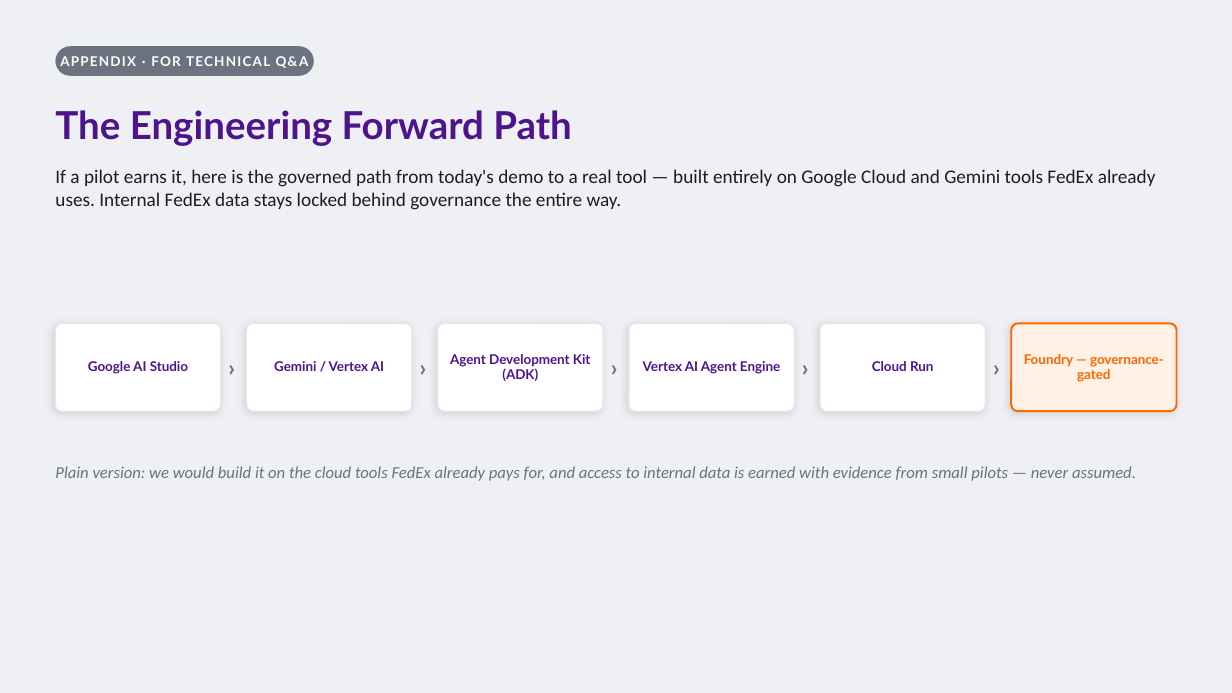
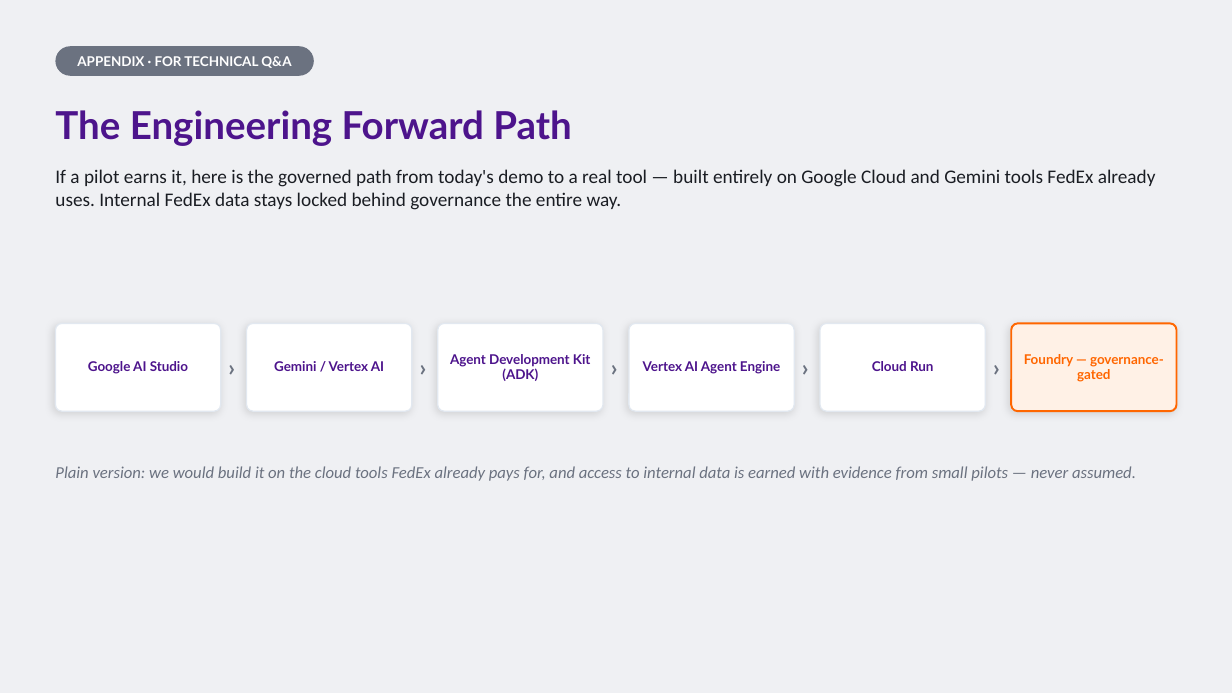
Before and after one commit to arigatoexpress/AI-Efficiency, a slide deck: slide 15 of assets/presentation-deck.pptx. Drawn at 1232x693 pixels with LibreOffice and Linux fonts; fonts in the diff are those of the drawing. Boxes give left, top, right and bottom in pixels: in the first picture for what was removed or moved away, otherwise in the second. Text is boxed around its words. In the diff, an @@ line names an element or a change of style, - is before the commit and + after.

```diff
--- a/assets/presentation-deck.pptx
+++ b/assets/presentation-deck.pptx
@@ text "APPENDIX · FOR TECHNICAL Q&A" at [77, 56, 291, 68]: letter spacing 1 to 0 pt @@
```
Also in this commit, not shown: 6 other slides changed, 2 other files.
